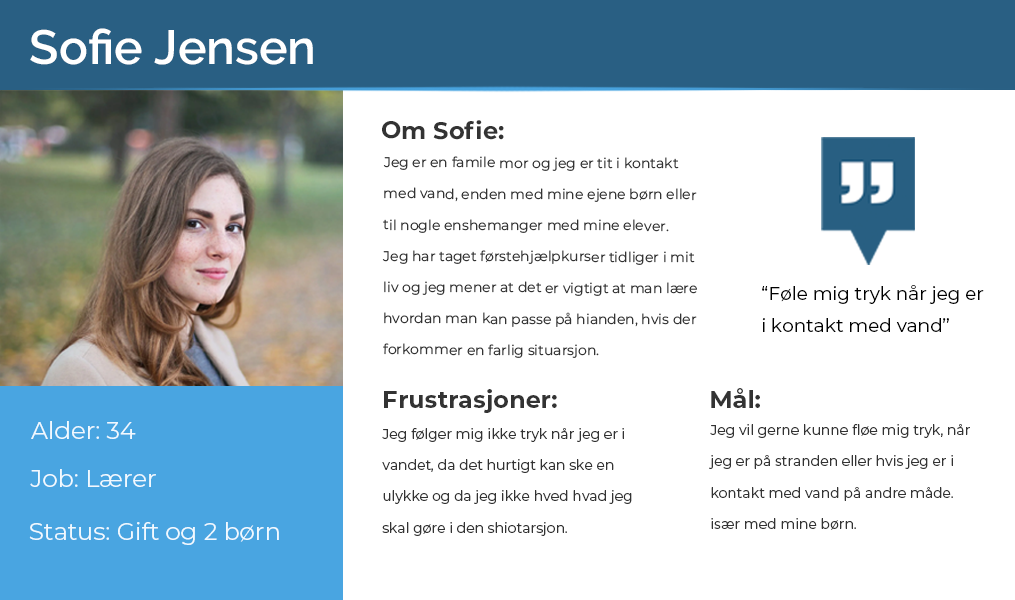
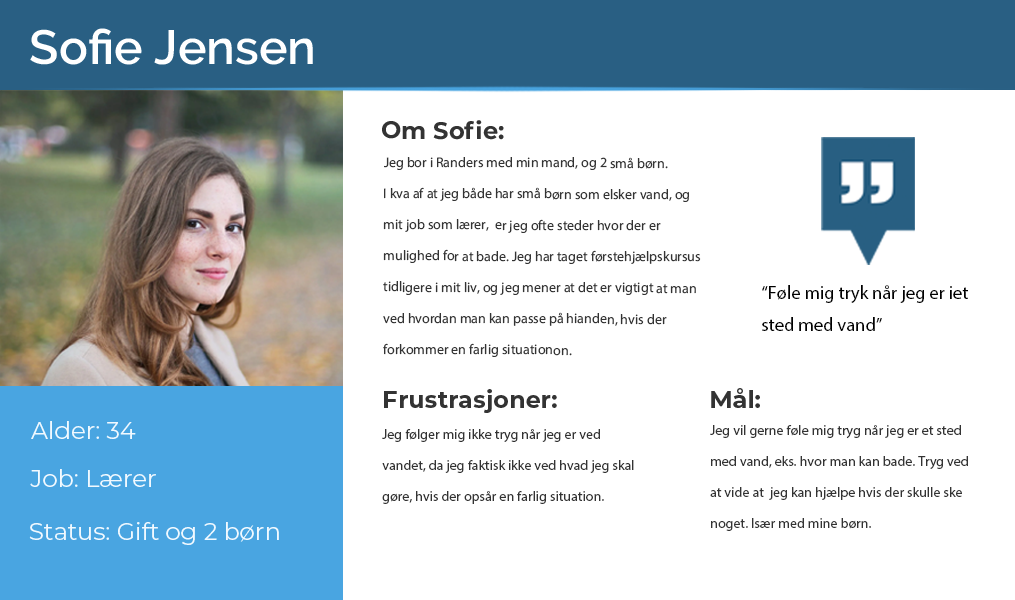
Two versions of the same layered image (1015x600). Layer-by-layer changes:
renamed "Jeg vil gerne kunne fløe mig tryk, når jeg er på stranden eller" to "Jeg vil gerne føle mig tryg når jeg er et sted med vand, eks. h", painted on it over [709, 424, 970, 531]
renamed "Jeg følger mig ikke tryk når jeg er i vandet, da det hurtigt ka" to "Jeg følger mig ikke tryg når jeg er ved vandet, da jeg faktisk", painted on it over [382, 428, 634, 536]
renamed "Jeg er en famile mor og jeg er tit i kontakt med vand, enden me" to "Jeg bor i Randers med min mand, og 2 små børn. I kva af at jeg", painted on it over [382, 156, 701, 358]
renamed "“Føle mig tryk når jeg er i kontakt med vand”" to "“Føle mig tryk når jeg er iet sted med vand”", painted on it over [762, 285, 984, 332]
